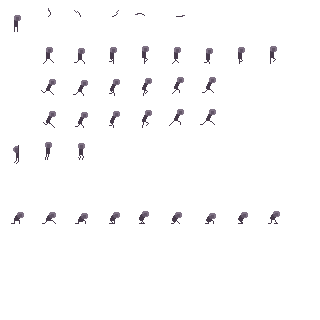
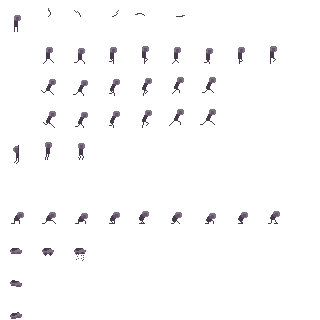
Layered file, before and after one edit (320 x 320). Changes by layer:
added layer "Layer 31" above "Layer 27" over [10,248,86,319]
